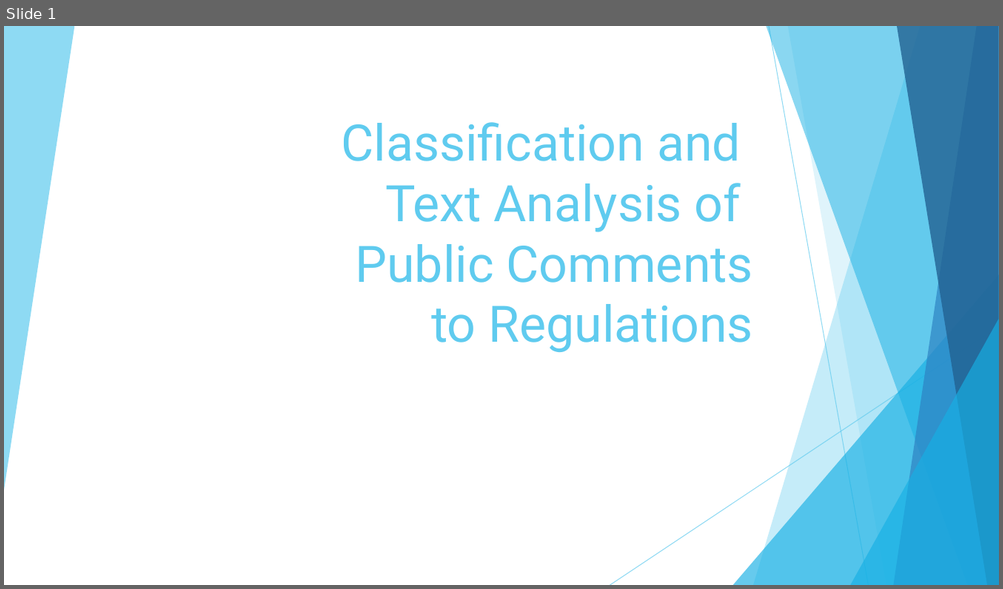
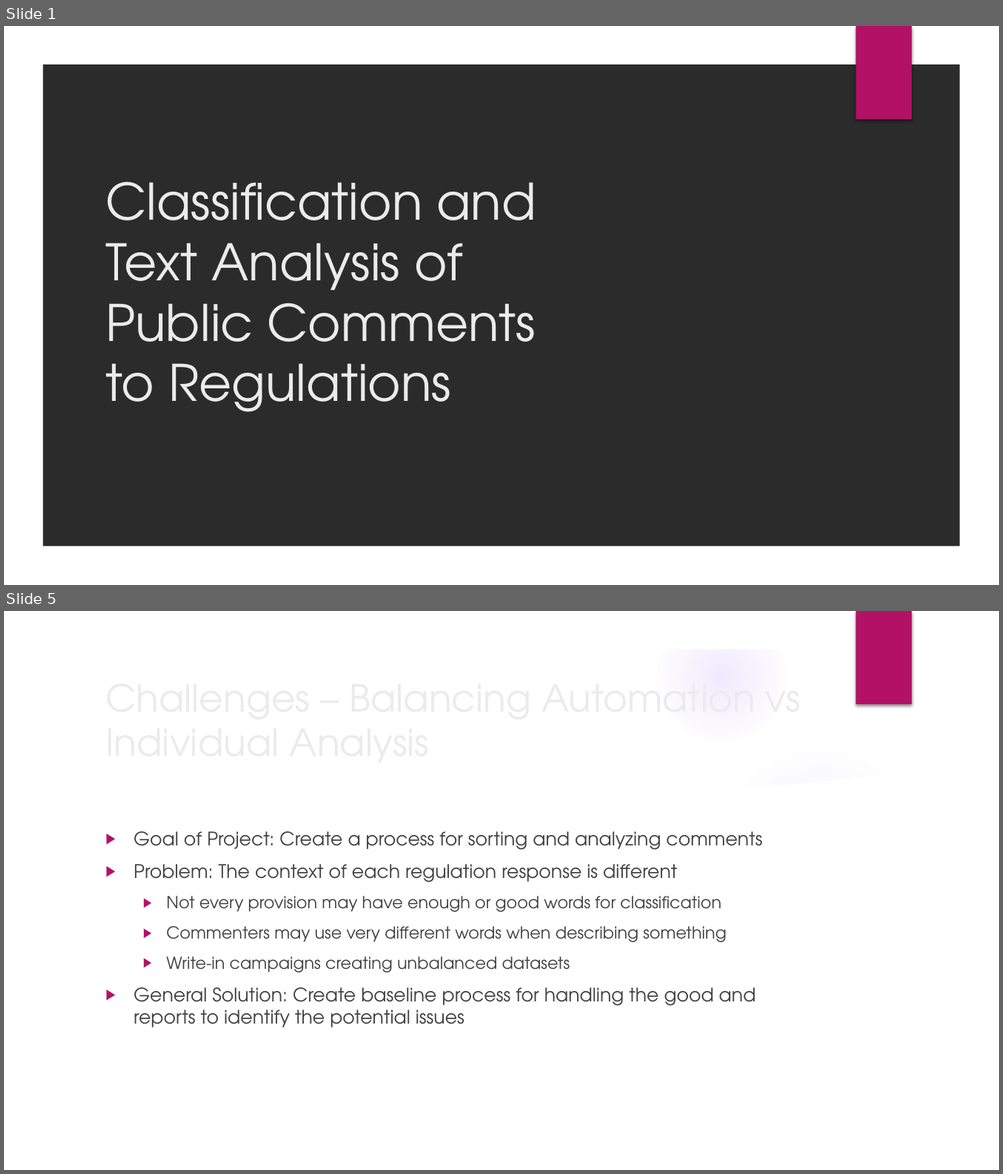
Before and after one commit to HHS/capstone.arthur.pignotti, a slide deck: Capstone - Midway.pptx. Shown one above the other, each under a label of ours: slide 1 before the commit, slides 1 and 5 after it; the slides between them are not shown. The pictures are 1003x589 and 1003x1174 pixels, drawn with LibreOffice and Linux fonts; fonts in the diff are those of the drawing; background and template pictures are left out; a plain dark background stands for a picture behind light text. Boxes give left, top, right and bottom in pixels: in the first picture for what was removed or moved away, otherwise in the second. Text is boxed around its words. In the diff, an @@ line names an element or a change of style, - is before the commit and + after.

```diff
--- a/Capstone - Midway.pptx
+++ b/Capstone - Midway.pptx
@@ slide 5 added at [4,611,999,1170], background picture (left out); not listed: 2 template elements that a slide beside it also shows @@
@@ title added at [98,690,813,748], 36 pt, text #EBEBEB @@
+Challenges – Balancing Automation vs Individual Analysis
@@ group added at [4,612,967,1170]: 5 ellipses, 2 freeform shapes @@
@@ text added at [134,832,762,1028], 18 pt, text #404040 @@
+▶ Goal of Project: Create a process for sorting and analyzing comments
+▶ Problem: The context of each regulation response is different
+  ▶ Not every provision may have enough or good words for classification
+  ▶ Commenters may use very different words when describing something
+  ▶ Write-in campaigns creating unbalanced datasets
+▶ General Solution: Create baseline process for handling the good and reports to identify the potential issues
@@ slide 1 changed as well @@
@@ background #FFFFFF to picture (left out) @@
@@ freeform shape added at [4,26,999,585], fill #FFFFFF @@
@@ rectangle added at [855,26,911,119], fill #B31166 @@
@@ title "Classification and Text Analysis of ...": place and size @@
-title "Classification and Text Analysis of ..." at [341,122,753,352]
+title "Classification and Text Analysis of ..." at [105,182,536,412]
@@ title "Classification and Text Analysis of ..." at [105,182,536,412]: font Roboto to TeX Gyre Adventor, text colour #5FCBEF to #EBEBEB; alignment right to left @@
@@ group removed at [4,26,999,585]: 6 freeform shapes, 2 lines, 2 triangles @@
```
Also in this commit, not shown: 2 other slides changed, 2 other slides added, 1 slide removed, 3 other files.
